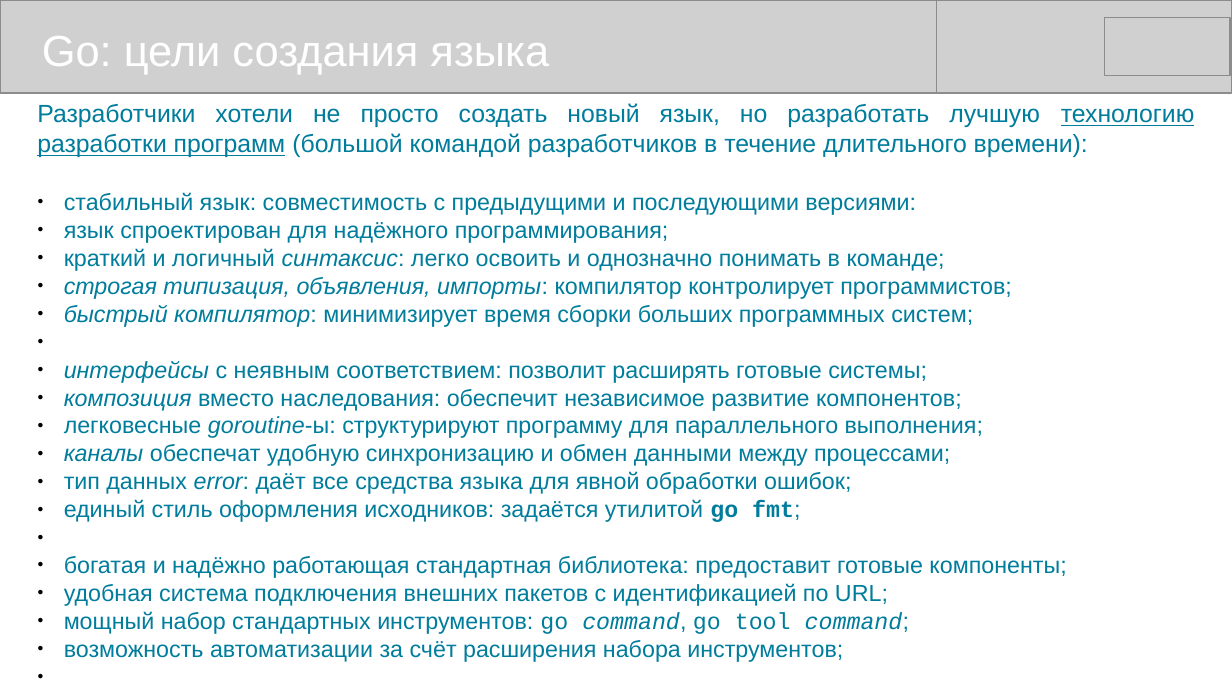
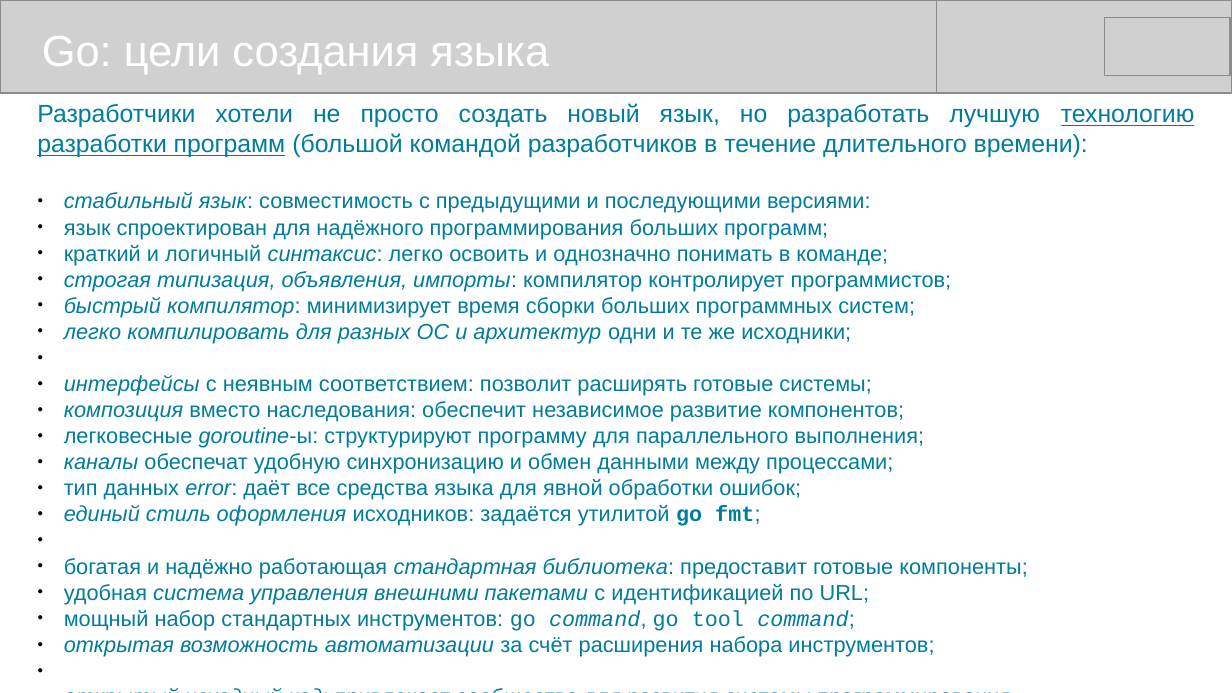
Before and after one commit to mike-shock/Go_language, a slide deck: slide 5 of Go_Review.odp. Drawn at 1232x693 pixels with LibreOffice and Linux fonts; fonts in the diff are those of the drawing; grey boxes stand for pictures. Boxes give left, top, right and bottom in pixels: in the first picture for what was removed or moved away, otherwise in the second. Text is boxed around its words. In the diff, an @@ line names an element or a change of style, - is before the commit and + after.

```diff
--- a/Go_Review.odp
+++ b/Go_Review.odp
@@ text at (64, 192, 1028, 631): size 15 to 14 pt in "стабильный язык: совместимость с предыдущими и последующими ...", "краткий и логичный синтаксис: легко освоить и ...", "строгая типизация, объявления, импорты: компилятор контролир ...", "быстрый компилятор: минимизирует время сборки больших програ ..." and 9 more places; italic on in "стабильный язык:", "единый стиль оформления", "стандартная библиотека:" @@
@@ text at (64, 219, 828, 239): text changed; size 15 to 14 pt @@
-● язык спроектирован для надёжного программирования;
+● язык спроектирован для надёжного программирования больших программ;
@@ text at (64, 323, 851, 344): paragraph added @@
+● легко компилировать для разных ОС и архитектур одни и те же исходники;
@@ text at (64, 584, 870, 605): text changed; size 15 to 14 pt; italic on @@
-● удобная система подключения внешних пакетов с идентификацией по URL;
+● удобная система управления внешними пакетами с идентификацией по URL;
@@ text at (64, 636, 934, 657): text changed; size 15 to 14 pt @@
-● возможность автоматизации за счёт расширения набора инструментов;
+● открытая возможность автоматизации за счёт расширения набора инструментов;
```
Also in this commit, not shown: 16 other slides changed, 1 slide removed.
